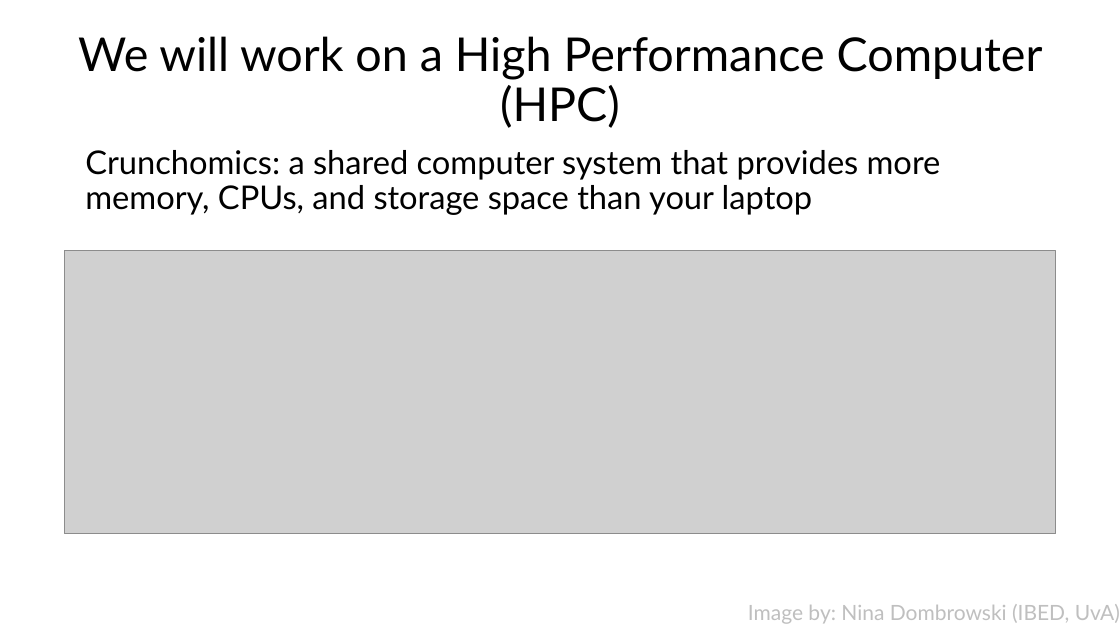
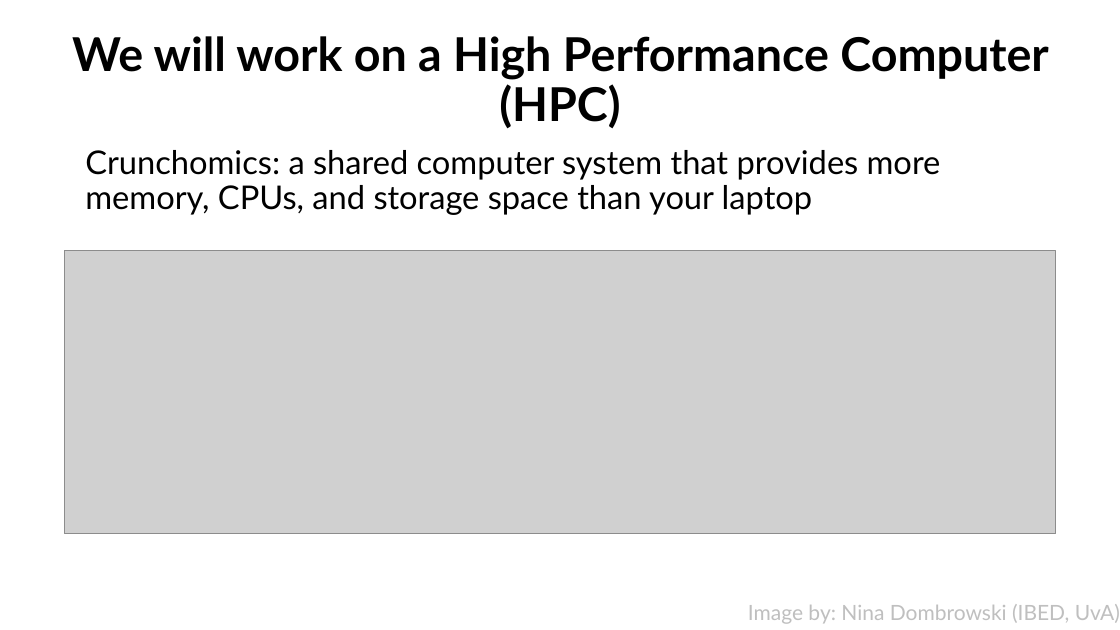
Before and after one commit to mishapaauw/molecular-data-analysis, a slide deck: slide 10 of lectures/0_course_introduction.pptx (slide 8 before the commit). Drawn at 1120x630 pixels with LibreOffice and Linux fonts; fonts in the diff are those of the drawing; grey boxes stand for pictures. Boxes give left, top, right and bottom in pixels: in the first picture for what was removed or moved away, otherwise in the second. Text is boxed around its words. In the diff, an @@ line names an element or a change of style, - is before the commit and + after.

```diff
--- a/lectures/0_course_introduction.pptx
+++ b/lectures/0_course_introduction.pptx
@@ title "We will work on a ..." at [72, 36, 1048, 128]: bold on @@
```
Also in this commit, not shown: 10 other slides changed, 7 slides added, 2 slides removed, 1 other file.
